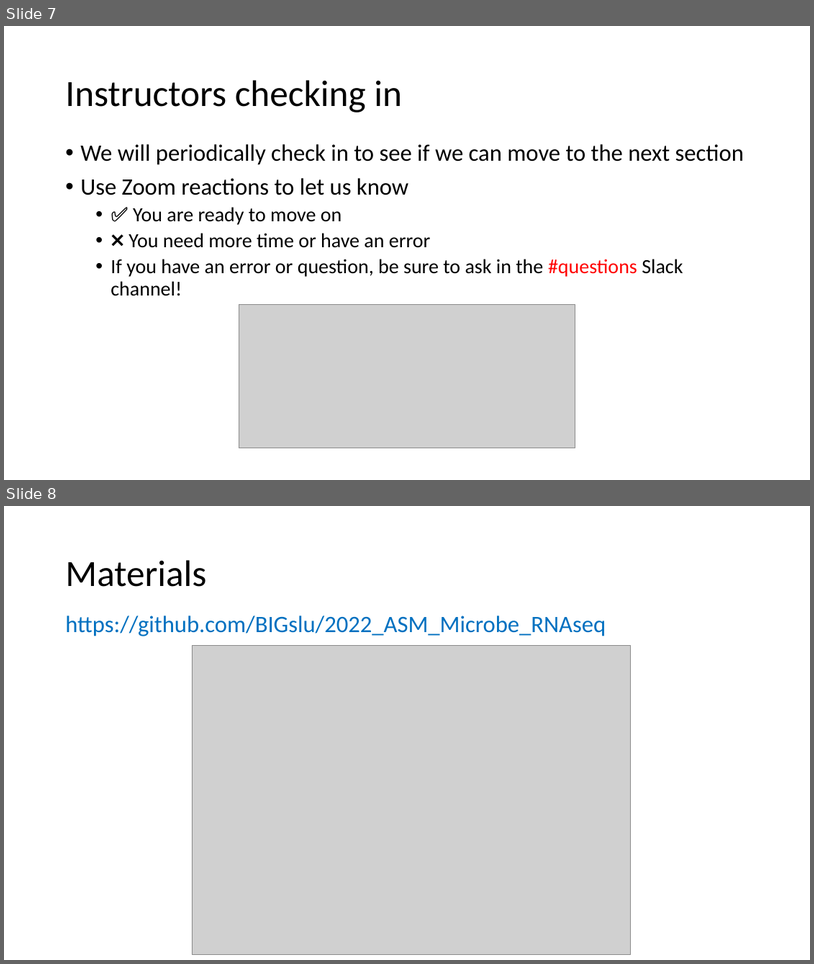
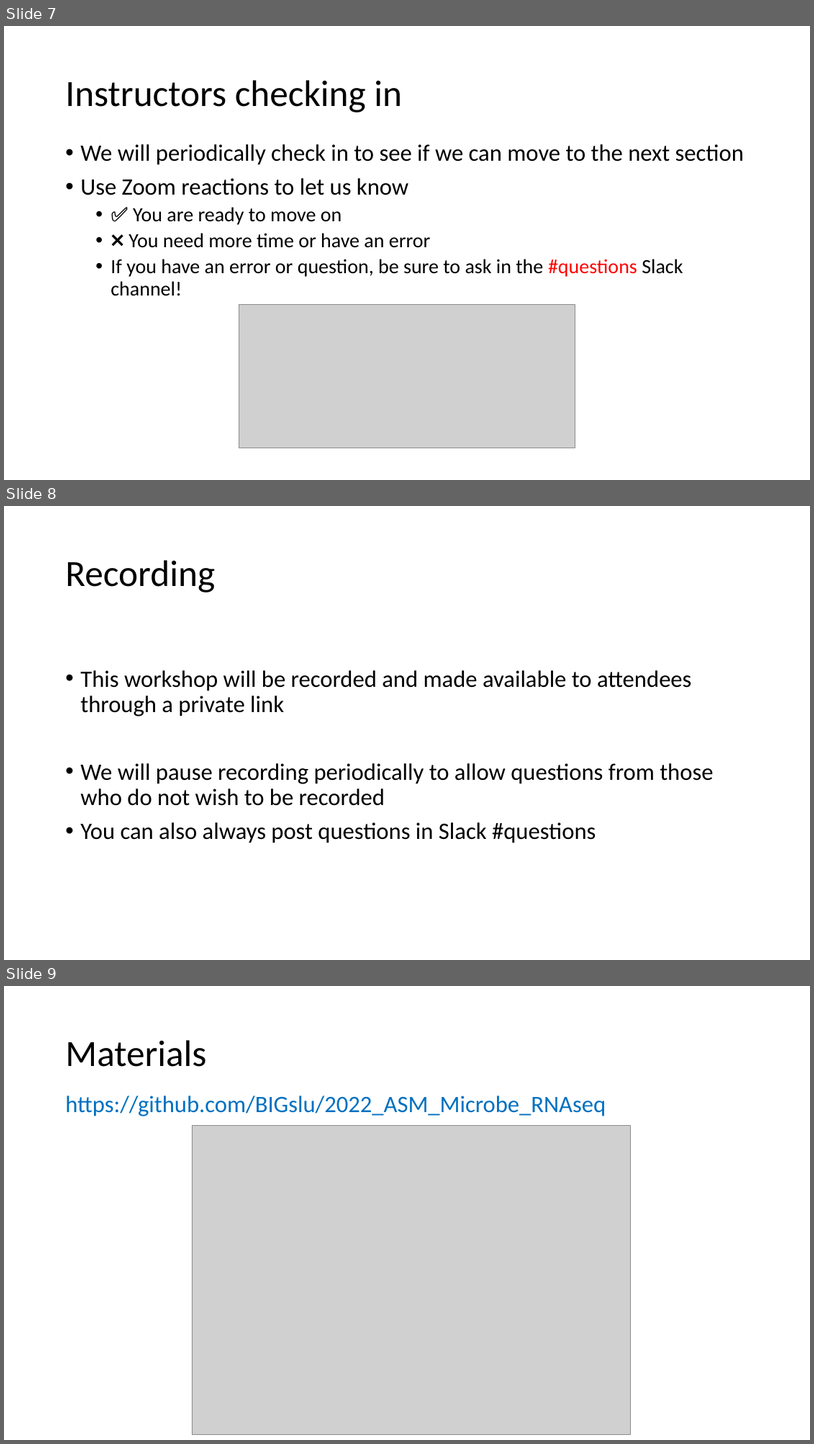
Before and after one commit to BIGslu/2022_ASM_Microbe_RNAseq, a slide deck: 0_welcome/welcome.pptx. Shown one above the other, each under a label of ours: slides 7 and 8 before the commit, slides 7, 8 and 9 after it. The pictures are 814x964 and 814x1444 pixels, drawn with LibreOffice and Linux fonts; fonts in the diff are those of the drawing; grey boxes stand for pictures. Boxes give left, top, right and bottom in pixels: in the first picture for what was removed or moved away, otherwise in the second. Text is boxed around its words. In the diff, an @@ line names an element or a change of style, - is before the commit and + after.

```diff
--- a/0_welcome/welcome.pptx
+++ b/0_welcome/welcome.pptx
@@ slide 8 added at [4,506,810,960], background #FFFFFF @@
@@ title added at [65,560,215,592], 44 pt, text #000000 @@
+Recording
@@ text added at [80,670,713,843], 28 pt, text #000000 @@
+• This workshop will be recorded and made available to attendees through a private link
+• We will pause recording periodically to allow questions from those who do not wish to be recorded
+• You can also always post questions in Slack #questions
@@ what was slide 8 is now slide 9 @@
```
